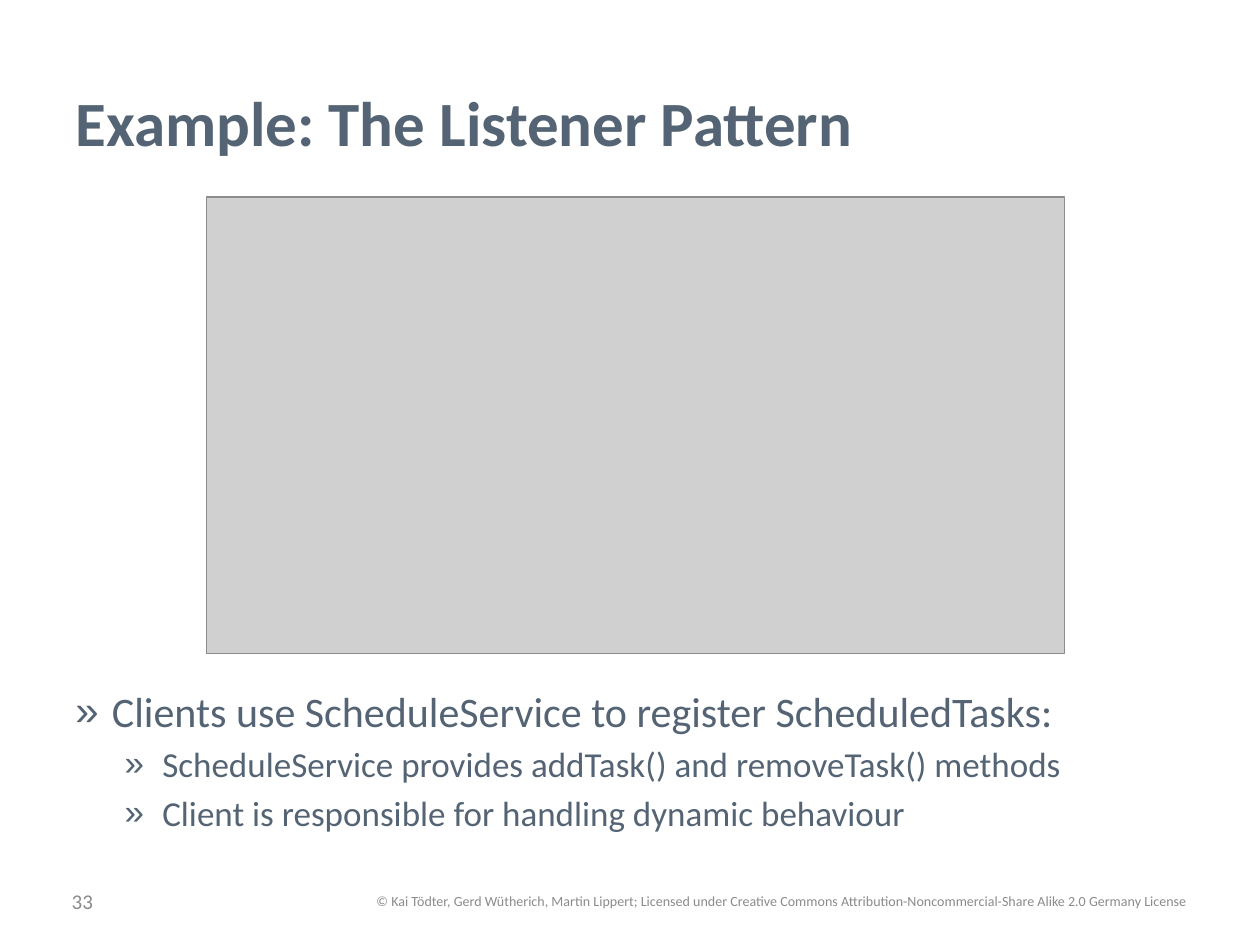
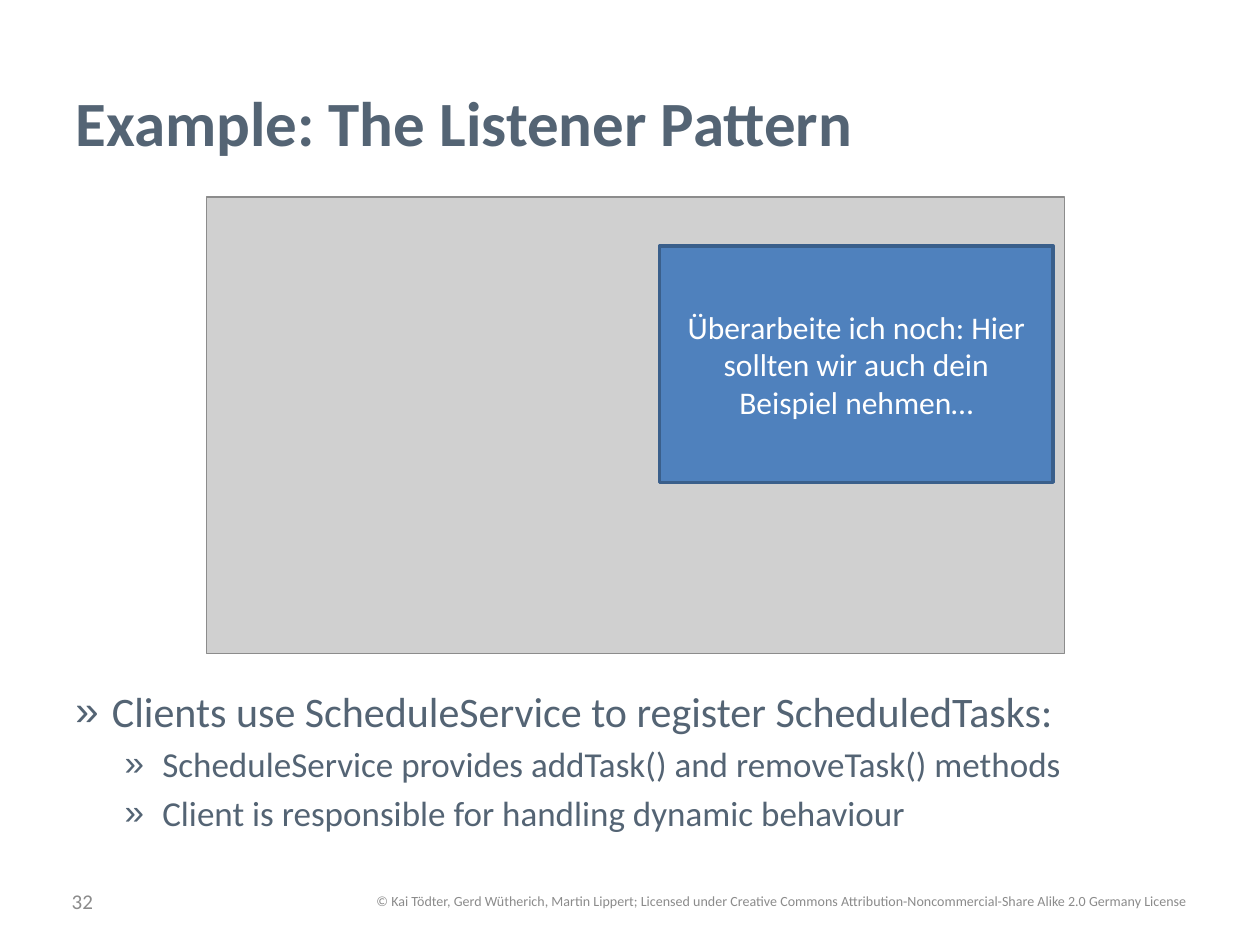
Before and after one commit to osgi-forks/osgi-person-manager, a slide deck: slide 32 of presentations/Patterns and Best Practices for dynamic OSGi Applications.pptx (slide 33 before the commit). Drawn at 1260x945 pixels with LibreOffice and Linux fonts; fonts in the diff are those of the drawing; grey boxes stand for pictures; background and template pictures are left out. Boxes give left, top, right and bottom in pixels: in the first picture for what was removed or moved away, otherwise in the second. Text is boxed around its words. In the diff, an @@ line names an element or a change of style, - is before the commit and + after.

```diff
--- a/presentations/Patterns and Best Practices for dynamic OSGi Applications.pptx
+++ b/presentations/Patterns and Best Practices for dynamic OSGi Applications.pptx
@@ rectangle added at [659, 246, 1053, 483], fill #4F81BD, outline #3A5F8C 2 pt, 18 pt, text #FFFFFF @@
+Überarbeite ich noch: Hier sollten wir auch dein Beispiel nehmen…
@@ page number at [72, 895, 93, 909]: text changed @@
-33
+32
```
Also in this commit, not shown: 13 other slides changed, 2 slides added, 5 slides removed.
